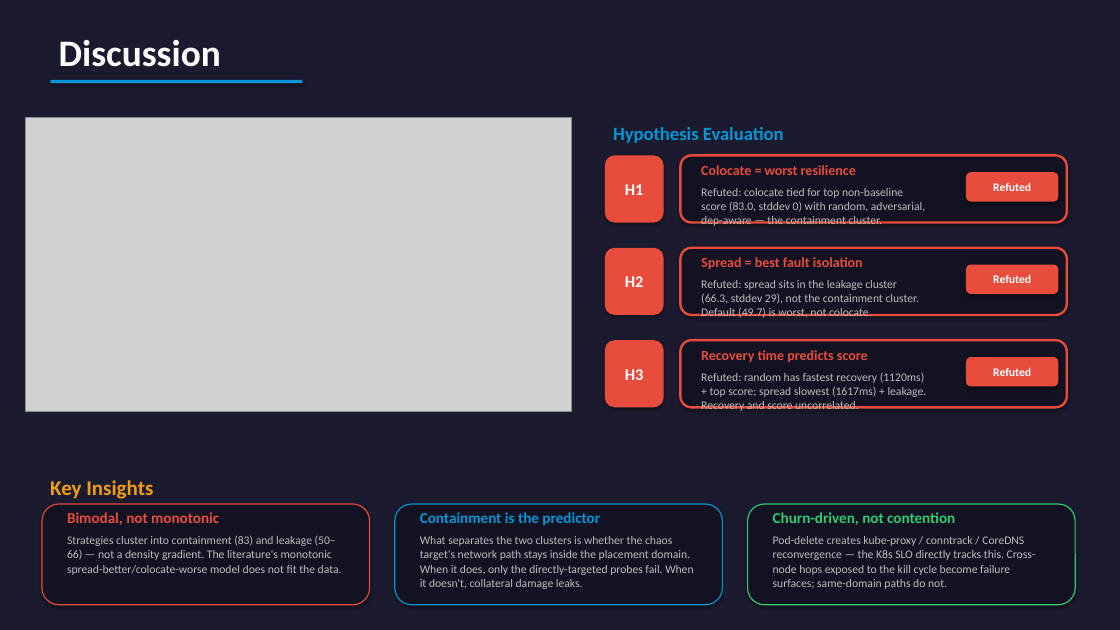
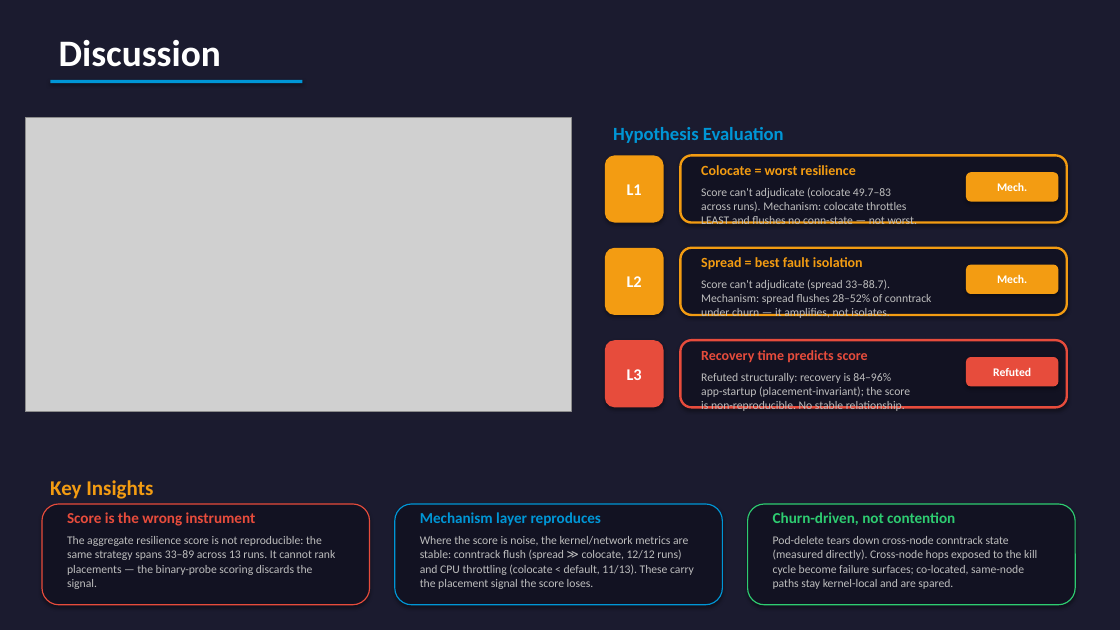
Before and after one commit to yhu02/uva-msc-thesis, a slide deck: slide 12 of ChaosProbe_Presentation.pptx. Drawn at 1120x630 pixels with LibreOffice and Linux fonts; fonts in the diff are those of the drawing; grey boxes stand for pictures. Boxes give left, top, right and bottom in pixels: in the first picture for what was removed or moved away, otherwise in the second. Text is boxed around its words. In the diff, an @@ line names an element or a change of style, - is before the commit and + after.

Commit message:
docs(presentation): reframe hypotheses & results around reproducible signals
Replace the six hypotheses and the results/discussion narrative with a
data-grounded set derived from the collected runs:

- Drop the soft instrument-design hypotheses and the vague 'fingerprint';
  the survivors are falsifiable and tied to metrics that actually vary.
- Reframe the results around the central finding: the aggregate resilience
  score is not reproducible across the 13 runs (a strategy spans 33-89),
  so it cannot rank placements. The signal is in the mechanism layer, which
  does reproduce: conntrack flush (spread >> colocate, 12/12 runs) and CPU
  throttling (colocate 1.54 < default 1.90 < spread 1.94, 11/13 runs).
- L1-L3 are resolved at the mechanism layer, not 'refuted' on the noisy
  score; recovery is shown application-bound (84-96%), tail latency on the
  targeted route (mean 231 / p95 619 / max 3334 ms).
- Fix the backwards 'colocate = highest throttling' claim and reconcile the
  throttling figures to one cross-run median set across all slides.

Correct the cluster topology from Proxmox to the actual Vagrant/libvirt
provisioning (cp1 2 vCPU/12 GiB + 4x 2 vCPU/4 GiB = 10 vCPU / 28 GiB);
the old '2 GiB CP / 18 GiB total' specs were wrong.

Regenerate ChaosProbe_Presentation.pptx from the updated generator.

```diff
--- a/ChaosProbe_Presentation.pptx
+++ b/ChaosProbe_Presentation.pptx
@@ rounded rectangle at (681,155,1067,223): outline #E74C3C 2 pt to #F39C12 2 pt @@
@@ text "Colocate = worst resilience" at (701,165,856,175): text colour #E74C3C to #F39C12 @@
@@ text in rounded rectangle at (627,184,642,195): text changed @@
-H1
+L1
@@ text at (701,187,917,224): text changed @@
-Refuted: colocate tied for top non-baseline
-score (83.0, stddev 0) with random, adversarial,
-dep-aware — the containment cluster.
+Score can't adjudicate (colocate 49.7–83
+across runs). Mechanism: colocate throttles
+LEAST and flushes no conn-state — not worst.
@@ text in rounded rectangle at (997,183,1027,191): text changed @@
-Refuted
+Mech.
@@ rounded rectangle at (681,248,1067,315): outline #E74C3C 2 pt to #F39C12 2 pt @@
@@ text "Spread = best fault isolation" at (701,257,863,270): text colour #E74C3C to #F39C12 @@
@@ fill #E74C3C to #F39C12 in 4 elements at (605,155,664,223), (966,172,1059,202), (605,248,664,315), (966,265,1059,294) @@
@@ text in rounded rectangle at (627,276,642,287): text changed @@
-H2
+L2
@@ text at (701,279,932,318): text changed @@
-Refuted: spread sits in the leakage cluster
-(66.3, stddev 29), not the containment cluster.
-Default (49.7) is worst, not colocate.
+Score can't adjudicate (spread 33–88.7).
+Mechanism: spread flushes 28–52% of conntrack
+under churn — it amplifies, not isolates.
@@ text in rounded rectangle at (997,275,1027,283): text changed @@
-Refuted
+Mech.
@@ text in rounded rectangle at (627,369,642,380): text changed @@
-H3
+L3
@@ text at (701,373,910,411): text changed @@
-Refuted: random has fastest recovery (1120ms)
-+ top score; spread slowest (1617ms) + leakage.
-Recovery and score uncorrelated.
+Refuted structurally: recovery is 84–96%
+app-startup (placement-invariant); the score
+is non-reproducible. No stable relationship.
@@ text at (67,512,256,526): text changed @@
-Bimodal, not monotonic
+Score is the wrong instrument
@@ text at (67,536,336,589): text changed @@
-Strategies cluster into containment (83) and leakage (50–66) — not a density gradient. The literature's monotonic spread-better/colocate-worse model does not fit the data.
+The aggregate resilience score is not reproducible: the same strategy spans 33–89 across 13 runs. It cannot rank placements — the binary-probe scoring discards the signal.
@@ text at (420,512,602,526): text changed @@
-Containment is the predictor
+Mechanism layer reproduces
@@ text at (420,536,694,589): text changed @@
-What separates the two clusters is whether the chaos target's network path stays inside the placement domain. When it does, only the directly-targeted probes fail. When it doesn't, collateral damage leaks.
+Where the score is noise, the kernel/network metrics are stable: conntrack flush (spread ≫ colocate, 12/12 runs) and CPU throttling (colocate < default, 11/13). These carry the placement signal the score loses.
@@ text at (773,536,1037,589): text changed @@
-Pod-delete creates kube-proxy / conntrack / CoreDNS reconvergence — the K8s SLO directly tracks this. Cross-node hops exposed to the kill cycle become failure surfaces; same-domain paths do not.
+Pod-delete tears down cross-node conntrack state (measured directly). Cross-node hops exposed to the kill cycle become failure surfaces; co-located, same-node paths stay kernel-local and are spared.
```
Also in this commit, not shown: 7 other slides changed, 1 slide added, 1 slide removed, 2 other files.
